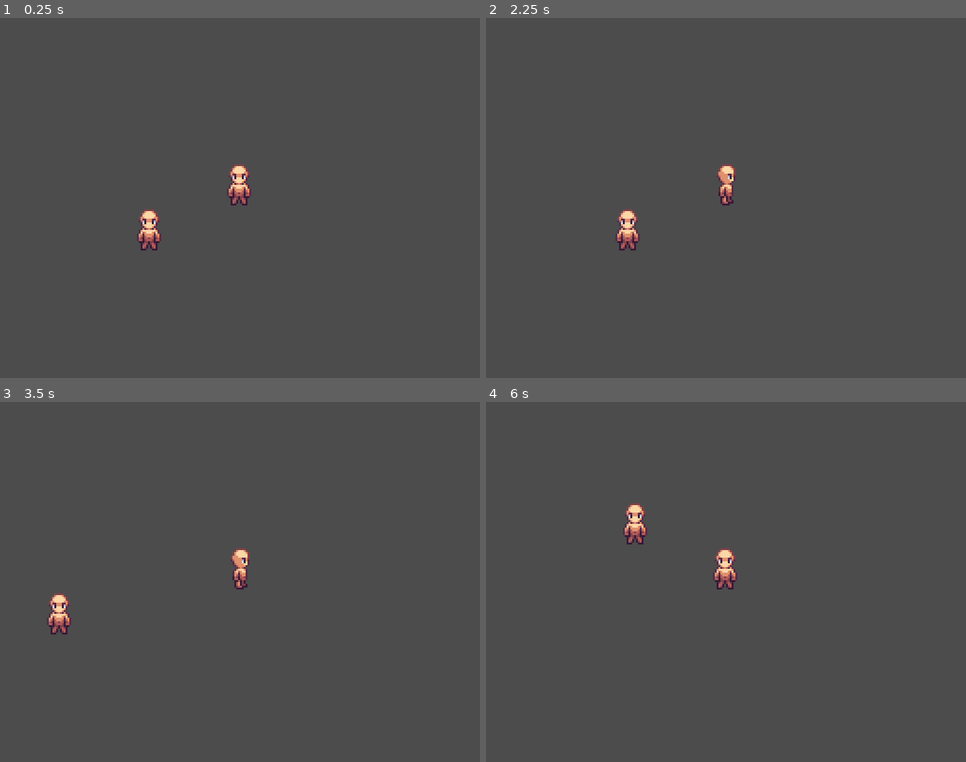
Above: before the commit, frames 1-4 (two rows, left to right).
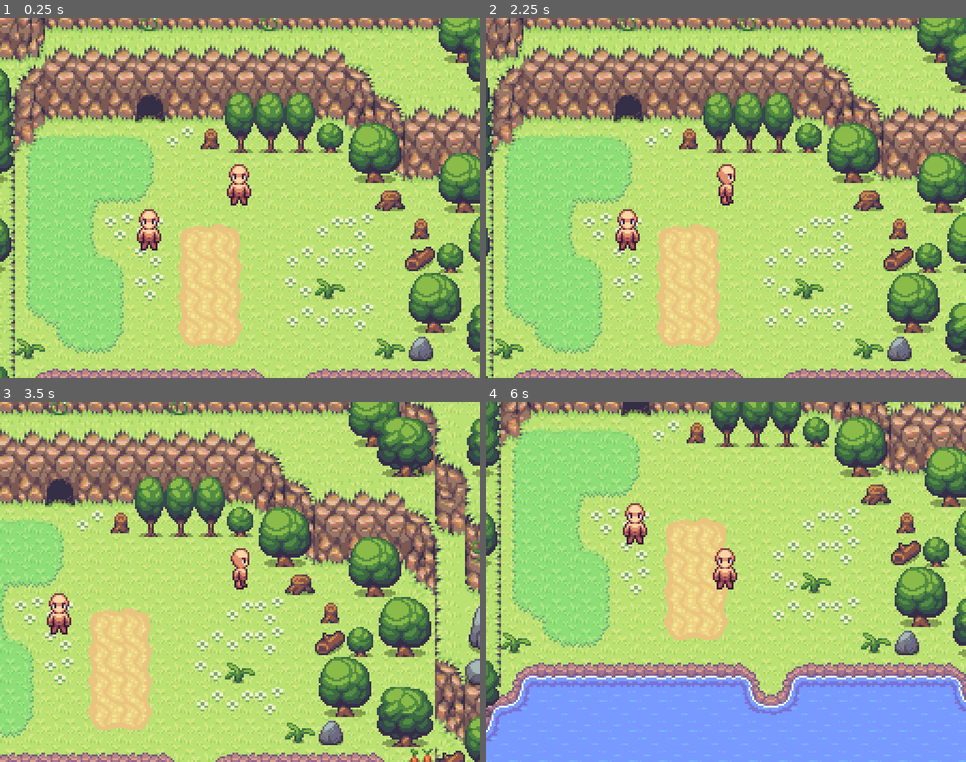
Above: after the commit, the same moments.

Repository: crono-games/godot-rpg-editor
Game: Godot game, scene res://maps/map1.tscn
Two runs of this game, one before a commit and one after it. Both use one fixed random seed, a clock stepped at 60 frames per second and the inputs below. This scene is started directly instead of the project's main scene.
Inputs (mouse positions are in pixels of both pictures, inside the frame that each line leads up to):
- Up to frame 1 (0.25 s): no input
- Up to frame 2 (2.25 s): tap Enter (ui_accept) at 0.5, 1.25, 2 s; drag from (543, 288) to (726, 198) at 0.52 s; drag from (634, 136) to (543, 288) at 1.27 s; move the mouse to (817, 198) at 2.02 s; hold Right (ui_right) from 2.03 s (still down); tap Backspace at 2.1 s; click (817, 198) at 2.17 s
- Up to frame 3 (3.5 s): release Right (ui_right) at 2.75 s; drag from (86, 610) to (240, 582) at 2.77 s
- Up to frame 4 (6 s): tap Enter (ui_accept) at 3.5, 3.77, 5 s; move the mouse to (870, 636) at 3.52 s; hold Left (ui_left) 3.53-4.25 s; hold Ctrl 3.53-4.25 s; drag from (582, 528) to (726, 582) at 4.27 s; move the mouse to (750, 582) at 5.02 s; hold Down (ui_down) 5.03-5.75 s; tap Delete at 5.1 s; click (750, 582) at 5.17 s; drag from (654, 492) to (726, 582) at 5.77 s

The runs differ from the first frame. In frame 1, 94% of the frame differs, in the area x 0-100%, y 0-100%; in frame 2, 94%; in frame 3, 93%; in frame 4, 96%.

Commit message:
Minor fixes
Removing some debug logs and correcting some event examples

Diff:
--- a/maps/map1.tscn
+++ b/maps/map1.tscn
@@ -6,38 +6,22 @@
 [ext_resource type="Script" uid="uid://d163ta7moafk0" path="res://addons/utils/grid_reference.gd" id="5_17ebq"]
 [ext_resource type="TileSet" uid="uid://cp7ecdv0bd158" path="res://assets/data/tilesets/field.tres" id="8_82wqq"]
 
-[sub_resource type="Animation" id="Animation_nxseg"]
-length = 0.001
-
-[sub_resource type="Animation" id="Animation_17ebq"]
-resource_name = "test"
-step = 0.0333333
-
-[sub_resource type="AnimationLibrary" id="AnimationLibrary_nxseg"]
-_data = {
-&"RESET": SubResource("Animation_nxseg"),
-&"test": SubResource("Animation_17ebq")
-}
-
 [node name="Map2D" type="Node2D" unique_id=805670542 node_paths=PackedStringArray("event_container") groups=["Map2D"]]
 script = ExtResource("1_v7uek")
 map_id = "map1"
 event_container = NodePath("EventContainer")
 
 [node name="GroundLayer1" type="TileMapLayer" parent="." unique_id=1711031618]
-visible = false
 tile_map_data = PackedByteArray("AAACAAIAAAABAAIAAAACAAMAAAACAAIAAAACAAQAAAACAAIAAAACAAUAAAACAAIAAAACAAYAAAACAAIAAAACAA …(6544 unchanged characters)…
 tile_set = ExtResource("8_82wqq")
 metadata/_edit_lock_ = true
 
 [node name="GroundLayer2" type="TileMapLayer" parent="." unique_id=1825604325]
-visible = false
 tile_map_data = PackedByteArray("AAAFAAUABAABAAEAAAAGAAUABAABAAEAAAAHAAUABAACAAEAAAAEAAcABAABAAEAAAAEAAYABAABAAEAAAAEAA …(3312 unchanged characters)…
 tile_set = ExtResource("8_82wqq")
 metadata/_edit_lock_ = true
 
 [node name="StructureLayer1" type="TileMapLayer" parent="." unique_id=1784413881]
-visible = false
 y_sort_enabled = true
 tile_map_data = PackedByteArray("AAABAAMAAQAAAAAAAAABAAQAAQAGAAAAAAAKAAQAAQAFAAAAAAALAAQAAQAFAAAAAAAMAAQAAQAFAAAAAAABAA …(240 unchanged characters)…
 tile_set = ExtResource("8_82wqq")
@@ -68,16 +52,7 @@
 position = Vector2(120, 120)
 id = "6734413488568581358"
 
-[node name="AnimationContainer" type="Node2D" parent="." unique_id=770202991 groups=["AnimationContainer"]]
-position = Vector2(-48, -48)
-
-[node name="AnimationPlayer" type="AnimationPlayer" parent="AnimationContainer" unique_id=1162890714]
-libraries = {
-&"": SubResource("AnimationLibrary_nxseg")
-}
-
 [node name="GridReference" type="Control" parent="." unique_id=1520446466]
-visible = false
 layout_mode = 3
 anchors_preset = 0
 offset_right = 368.0
Not shown, changed: addons/event_editor/data/runtime/maps/map1.json
Not shown, changed: addons/event_editor/data/runtime/maps/map2.json
Not shown: 1 places in maps/map1.tscn that only renumber resources
